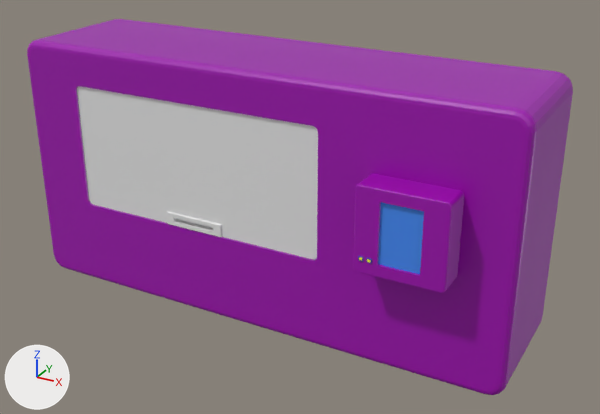
One commit to the FBX model blender/FBX/weaponbox.fbx: the scene before it, then after it.
Before and after are seen from a 50 mm camera at (3.01, -5.62, 2.41) aimed at (0.22, -0.56, -0.13). Arrows for +X, +Y and +Z are at lower left; the lights stay in place. Where no turn or scale is listed for an object, it has been applied to the vertices. Vertices at the same position are counted once.

Objects in the first picture: 'machine', 'porte'.
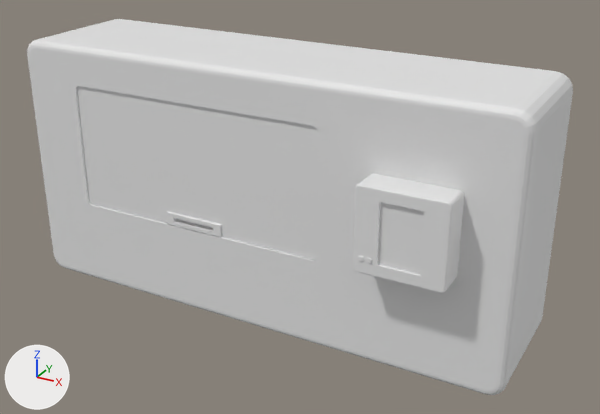
Changed parts and their boxes [x1, y1, x2, y2] in the pictures (600 x 414 px):
part 1 of me_cube_001, recoloured: [27, 19, 573, 395] in both
part 2 of me_cube_001, recoloured: [358, 256, 372, 264] in both
part 3 of me_cube_001, recoloured (blue to grey): [378, 202, 424, 274] in both

What changed in the scene script:
```text
Change me_cube_001:
    where me_cube_001.from_pydata(...)  # 568 vertices, 495 faces; spans x -2.0..2.0, y -1.23..0.0, z -1.0..1.0
    used by ob_machine; location = (0.0, 0.0, 0.0)
    remove me_cube_001.materials.append(mat_tt_color_08)  # yellow #f7f232
    me_cube_001 part 1: all 290 faces that had it switch from mat_tt_color_00 (pink #9f00b0) to no material
    me_cube_001 part 2: all 202 faces that had it switch from mat_tt_color_02 (blue #4e42b6) to no material
    me_cube_001 part 3: all 1 face that had it switch from mat_tt_color_03 (blue #458cf4) to no material
```
